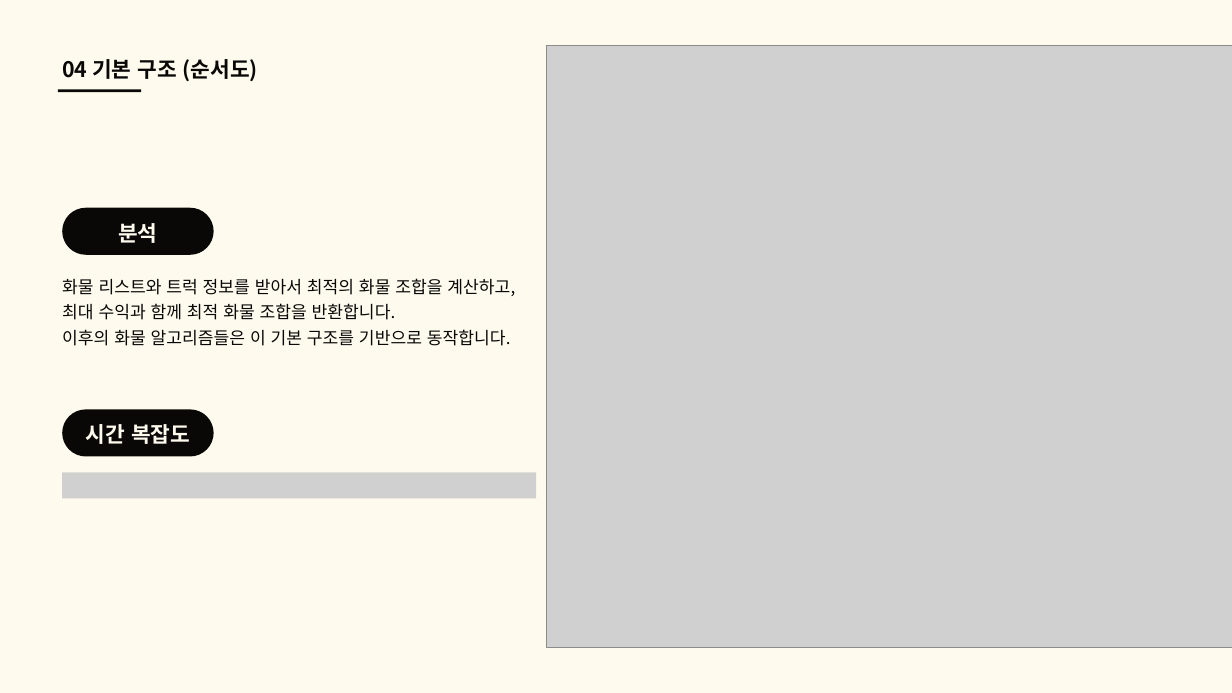
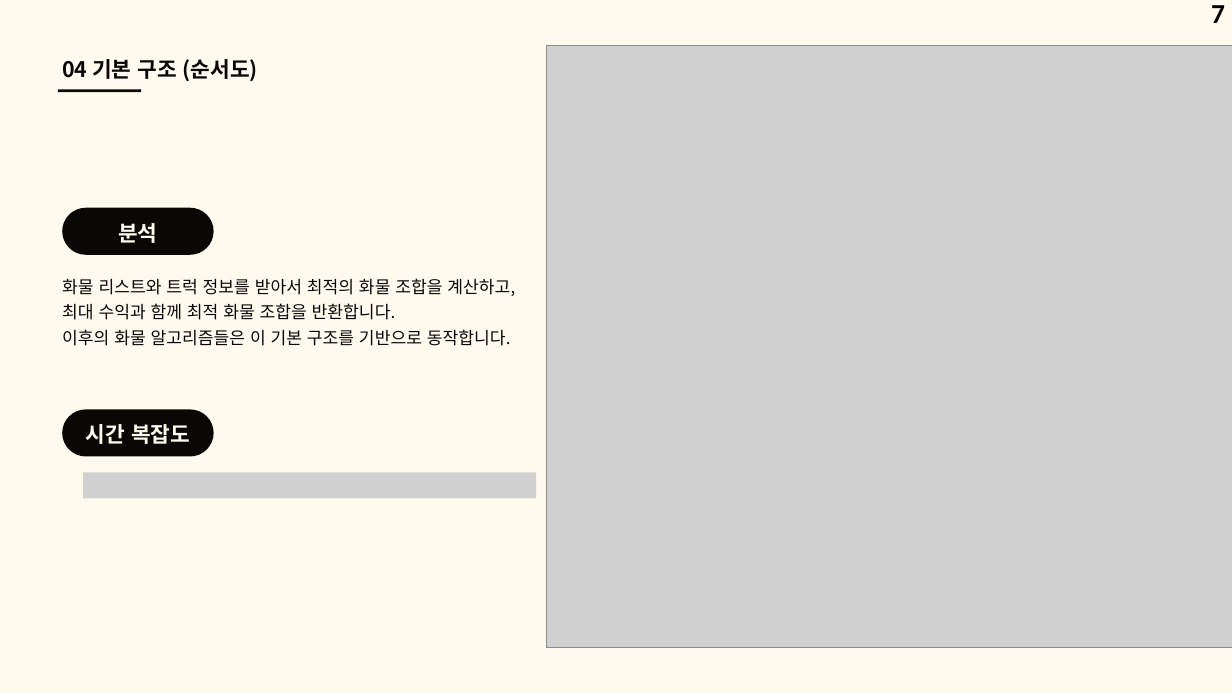
Before and after one commit to good-thing/CargoDriver, a slide deck: slide 7 of 알고리즘 3팀 화물차 알고리즘.pptx (slide 6 before the commit). Drawn at 1232x693 pixels with LibreOffice and Linux fonts; fonts in the diff are those of the drawing; grey boxes stand for pictures. Boxes give left, top, right and bottom in pixels: in the first picture for what was removed or moved away, otherwise in the second. Text is boxed around its words. In the diff, an @@ line names an element or a change of style, - is before the commit and + after.

```diff
--- a/알고리즘 3팀 화물차 알고리즘.pptx
+++ b/알고리즘 3팀 화물차 알고리즘.pptx
@@ page number added at (1211,5,1225,23), 32 pt, text #000000, bold @@
+7
@@ picture: place and size @@
-picture at (62,472,536,498)
+picture at (83,472,537,498)
```
Also in this commit, not shown: 17 other slides changed, 1 slide added, 19 other files.
